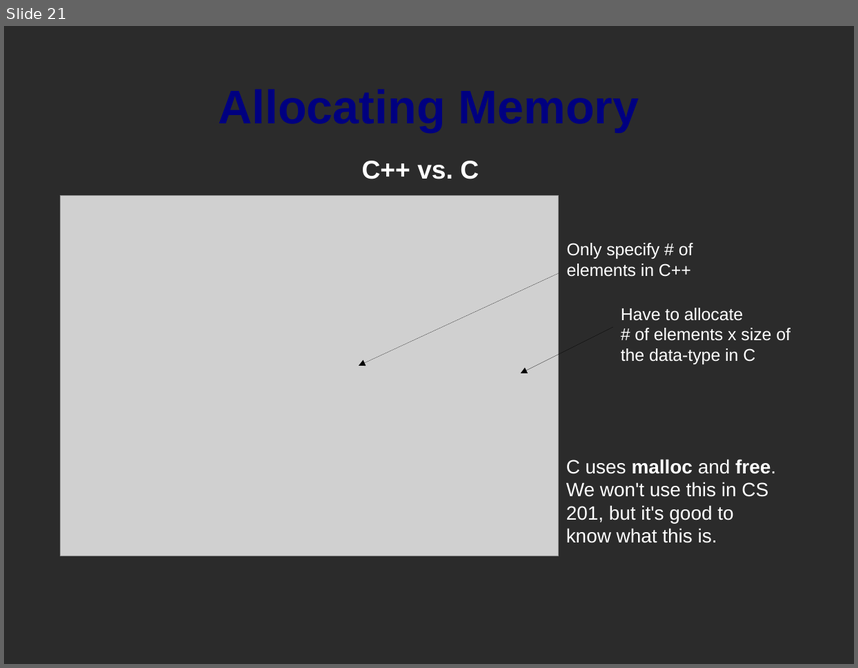
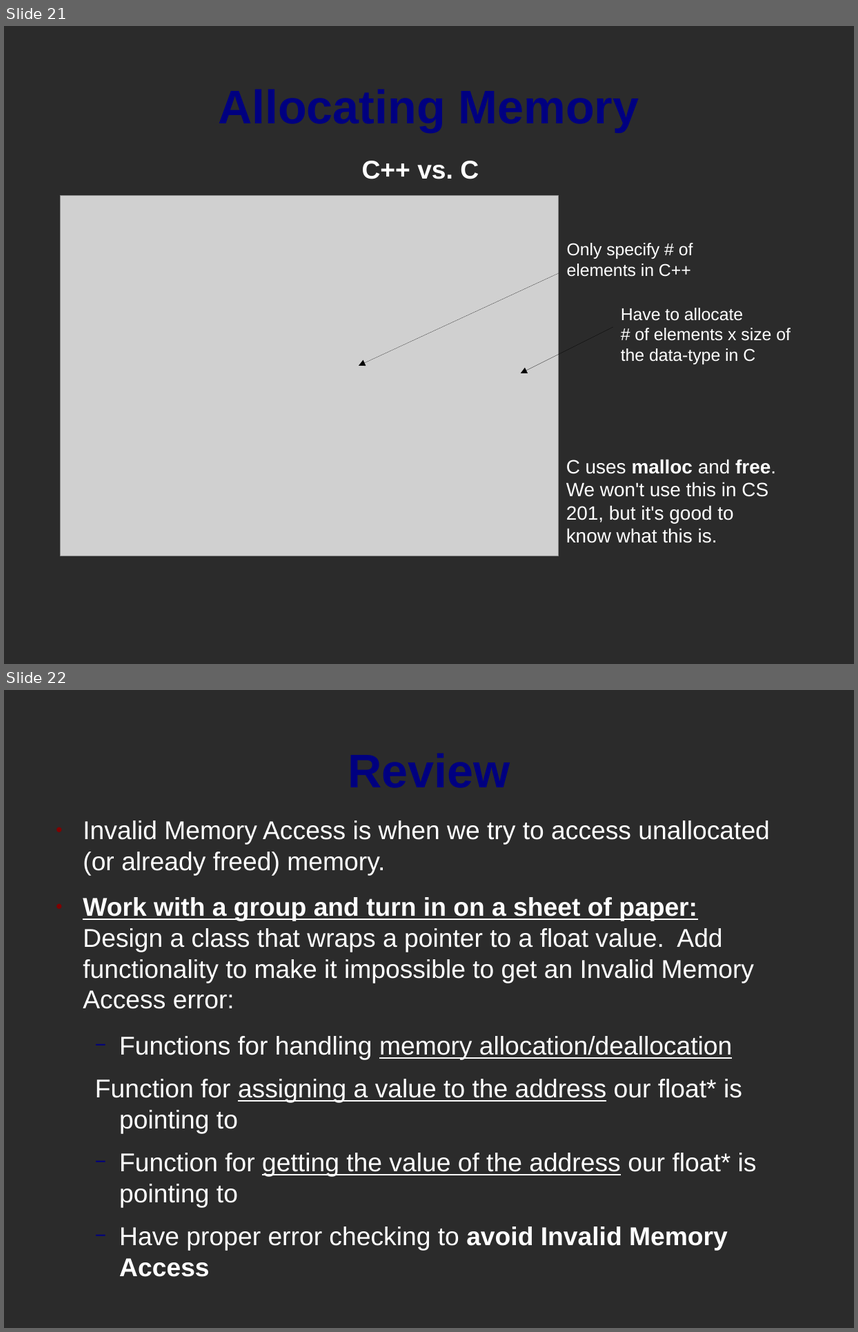
Before and after one commit to mactwist555/CPP-Course, a slide deck: Lecture/07 Memory Management/1 Memory Management.odp. Shown one above the other, each under a label of ours: slide 21 before the commit, slides 21 and 22 after it. The pictures are 858x668 and 858x1332 pixels, drawn with LibreOffice and Linux fonts; fonts in the diff are those of the drawing; grey boxes stand for pictures; background and template pictures are left out; a plain dark background stands for a picture behind light text. Boxes give left, top, right and bottom in pixels: in the first picture for what was removed or moved away, otherwise in the second. Text is boxed around its words. In the diff, an @@ line names an element or a change of style, - is before the commit and + after.

Commit message:
Updated Memory Management slides

```diff
--- a/Lecture/07 Memory Management/1 Memory Management.odp
+++ b/Lecture/07 Memory Management/1 Memory Management.odp
@@ slide 22 added at (4,690,854,1328), background picture (left out) @@
@@ title added at (46,716,812,822), 44 pt, text #000080, bold @@
+Review
@@ text added at (83,820,770,1276), 24 pt, text #FFFFFF @@
+● Invalid Memory Access is when we try to access unallocated
+  (or already freed) memory.
+● Work with a group and turn in on a sheet of paper:
+  Design a class that wraps a pointer to a float value. Add functionality to make it impossible to get an Invalid Memory Access error:
+  − Functions for handling memory allocation/deallocation
+  Function for assigning a value to the address our float* is pointing to
+  − Function for getting the value of the address our float* is pointing to
+  − Have proper error checking to avoid Invalid Memory Access
```
Also in this commit, not shown: 1 other slide added.
